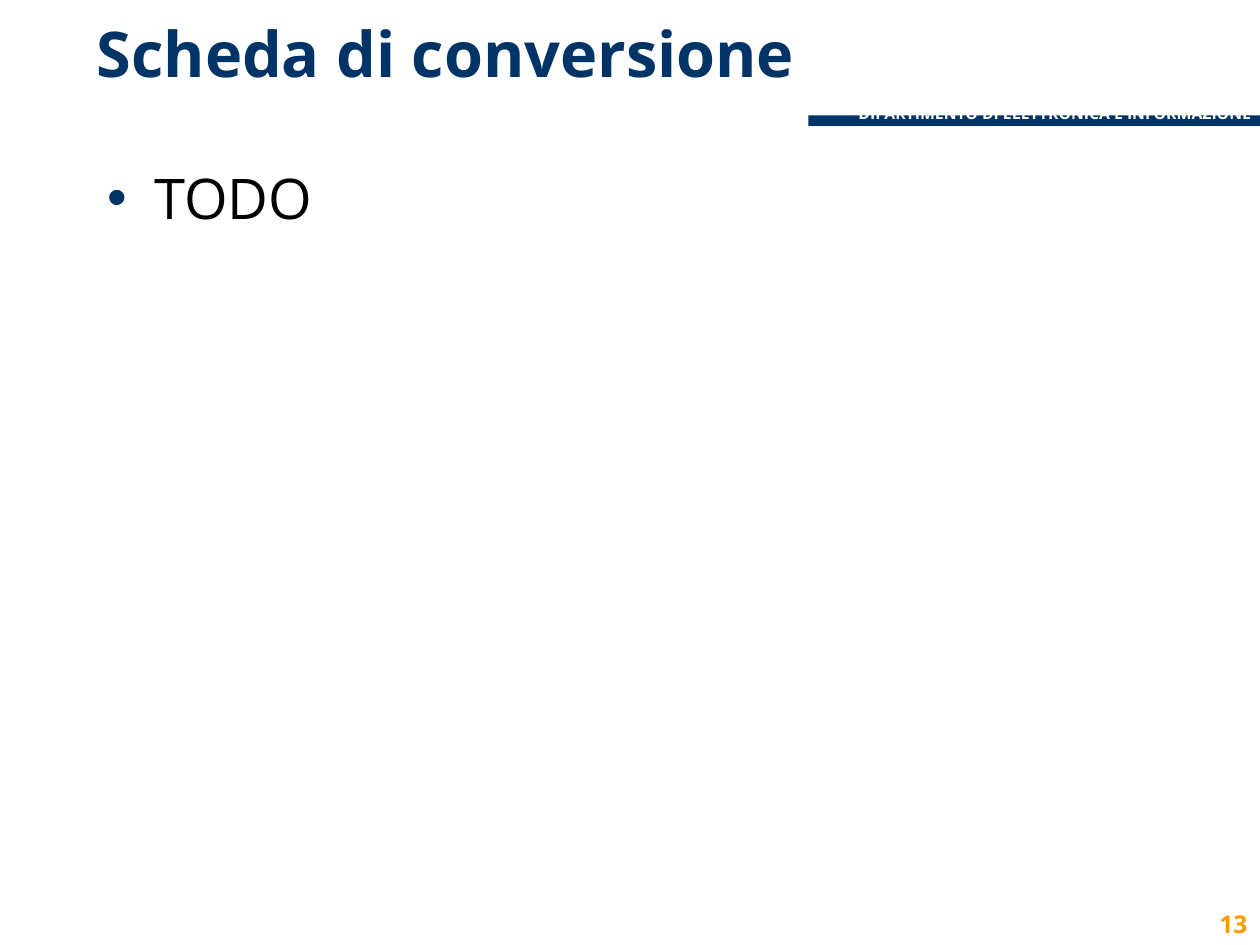
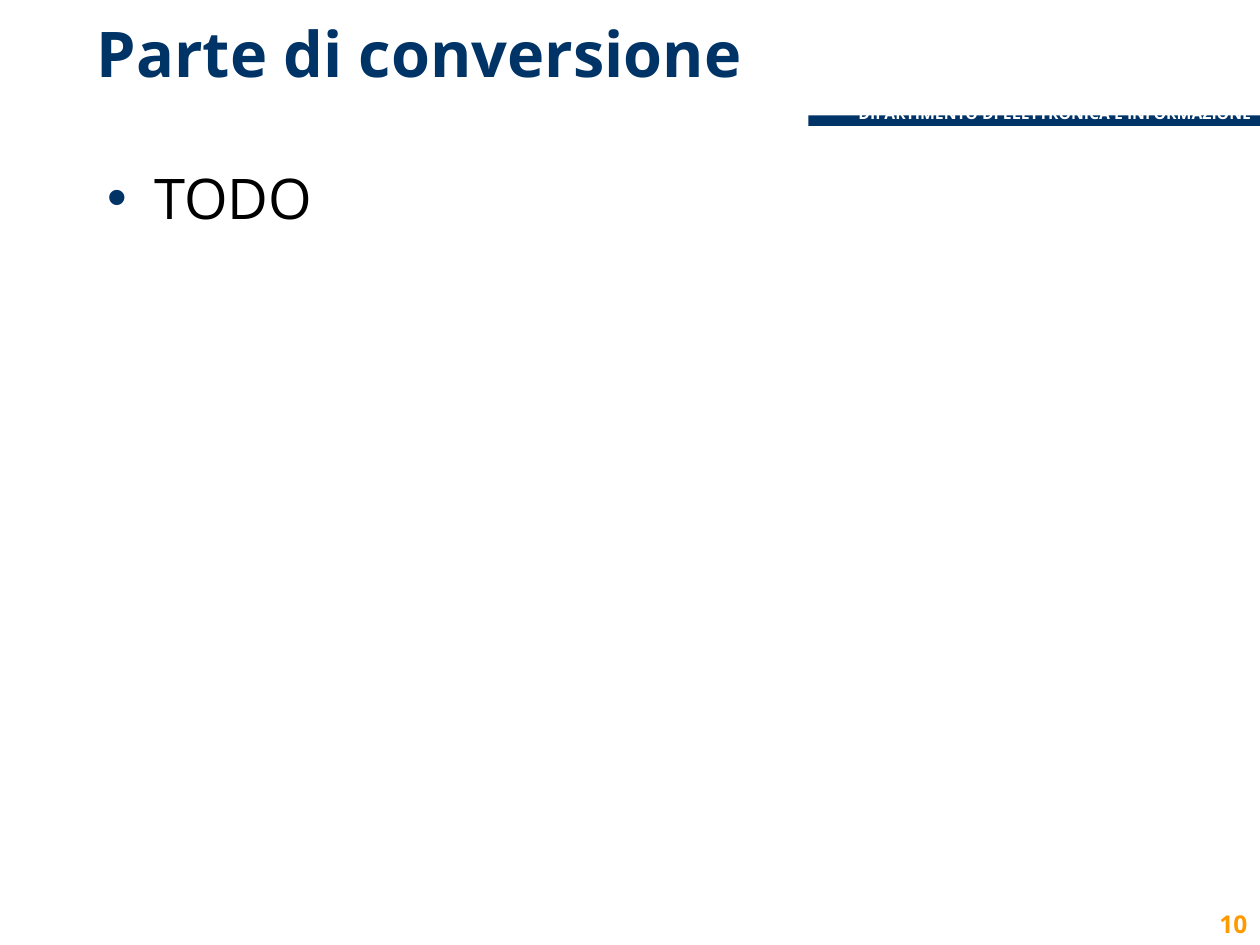
Before and after one commit to lcavagnispolimi/thesis_latex, a slide deck: slide 10 of presentazione_discussione.pptx (slide 13 before the commit). Drawn at 1260x945 pixels with LibreOffice and Linux fonts; fonts in the diff are those of the drawing; background and template pictures are left out. Boxes give left, top, right and bottom in pixels: in the first picture for what was removed or moved away, otherwise in the second. Text is boxed around its words. In the diff, an @@ line names an element or a change of style, - is before the commit and + after.

```diff
--- a/presentazione_discussione.pptx
+++ b/presentazione_discussione.pptx
@@ title at (97, 29, 741, 78): text changed @@
-Scheda di conversione
+Parte di conversione
@@ page number at (1219, 915, 1247, 934): text changed @@
-13
+10
```
Also in this commit, not shown: 14 other slides changed, 1 slide added, 2 slides removed.
